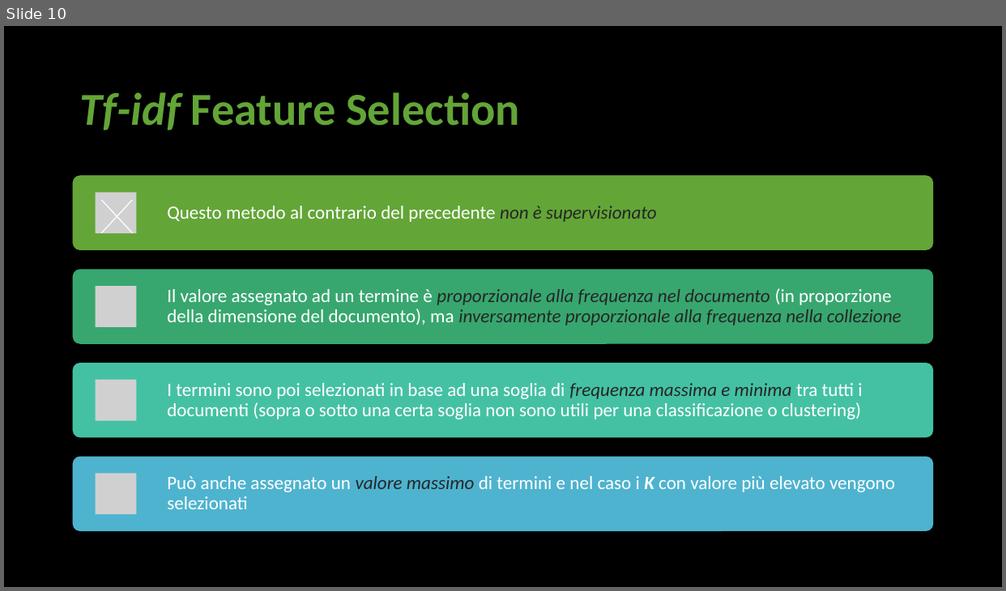
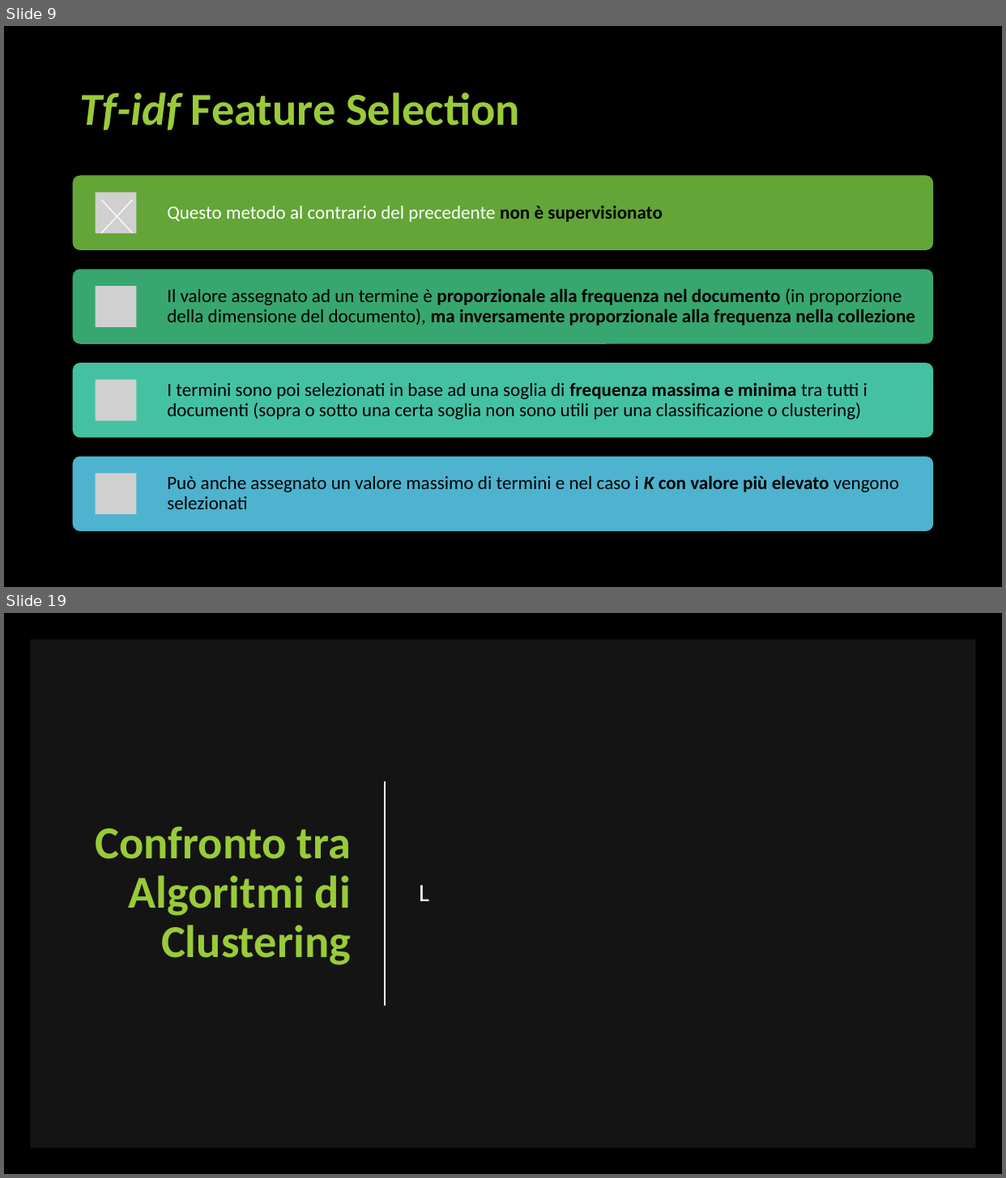
Before and after one commit to unipi-fr/LargeScaleMultiStructureDatabases, a slide deck: Task2/Documentation/Data Mining/Presentazione Data Mining.pptx. Shown one above the other, each under a label of ours: slide 10 before the commit, slides 9 and 19 after it; the slides between them are not shown. The pictures are 1006x591 and 1006x1178 pixels, drawn with LibreOffice and Linux fonts; fonts in the diff are those of the drawing; grey boxes stand for pictures. Boxes give left, top, right and bottom in pixels: in the first picture for what was removed or moved away, otherwise in the second. Text is boxed around its words. In the diff, an @@ line names an element or a change of style, - is before the commit and + after.

```diff
--- a/Task2/Documentation/Data Mining/Presentazione Data Mining.pptx
+++ b/Task2/Documentation/Data Mining/Presentazione Data Mining.pptx
@@ slide 19 added at bbox=[4, 613, 1002, 1174], background #000000 @@
@@ rectangle added at bbox=[30, 639, 976, 1148], fill #FFFFFF at 8% opacity @@
@@ line added from (385, 781) to (385, 1006), #FFFFFF 1.5 pt @@
@@ title added at bbox=[95, 827, 351, 965], 44 pt, text #99CB38, bold @@
+Confronto tra Algoritmi di Clustering
@@ text added at bbox=[419, 885, 429, 901], 24 pt, text #FFFFFF @@
+L
@@ what was slide 10 is now slide 9 @@
@@ slide 9 changed as well @@
@@ title "Tf-idf Feature Selection" at bbox=[80, 92, 520, 130]: text colour #63A537 to #99CB38 @@
@@ text "Questo metodo al contrario del ..." at bbox=[167, 206, 663, 222]: text colour #262626 to #000000, bold on, italic off in "non è supervisionato" @@
@@ text "Il valore assegnato ad un ..." at bbox=[167, 288, 915, 326]: text colour #FFFFFF to #000000 in "Il valore assegnato ad un termine è ..."; text colour #262626 to #000000, italic off in "proporzionale alla frequenza nel documento inversamente prop ..."; bold on in "proporzionale alla frequenza nel documento ma inversamente ..." @@
@@ text "I termini sono poi selezionati ..." at bbox=[167, 383, 867, 420]: text colour #FFFFFF to #000000 in "I termini sono poi selezionati in base ..."; text colour #262626 to #000000, bold on, italic off in "frequenza massima e minima" @@
@@ text "Può anche assegnato un valore ..." at bbox=[167, 476, 899, 510]: text colour #FFFFFF to #000000 in "Può anche assegnato un di termini e ..."; text colour #262626 to #000000, italic off in "valore massimo"; bold on in "con valore più elevato" @@
```
Also in this commit, not shown: 5 other slides changed, 9 other slides added, 1 slide removed, 9 other files.
